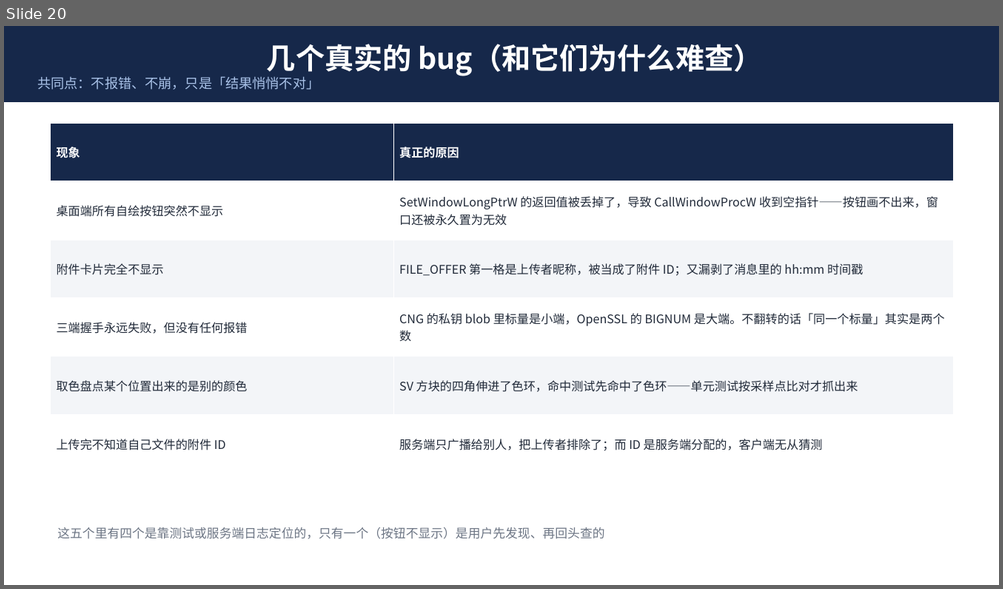
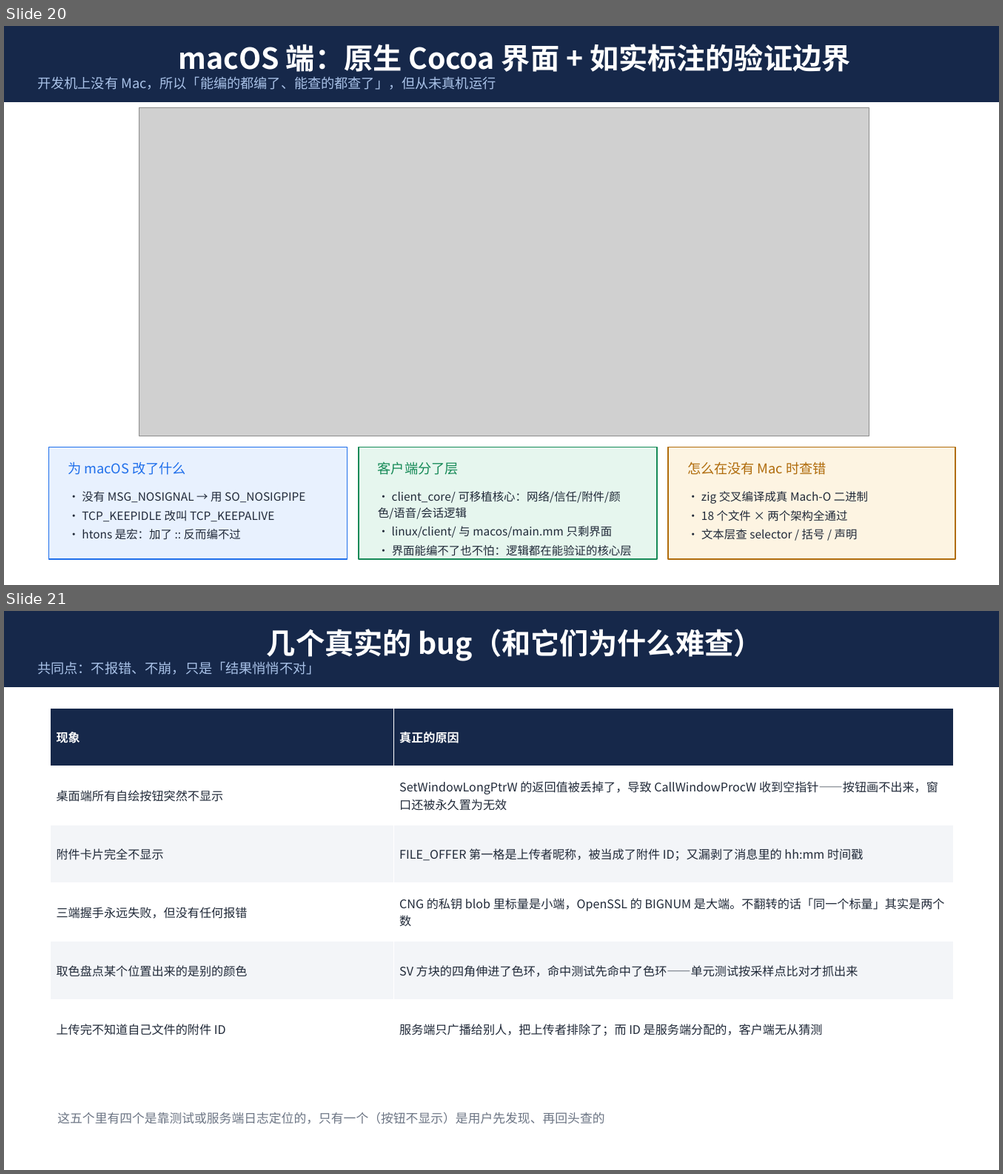
Before and after one commit to dongfang20101113/DChat, a slide deck: dchat-项目介绍.pptx. Shown one above the other, each under a label of ours: slide 20 before the commit, slides 20 and 21 after it. The pictures are 1003x589 and 1003x1174 pixels, drawn with LibreOffice and Linux fonts; fonts in the diff are those of the drawing; grey boxes stand for pictures. Boxes give left, top, right and bottom in pixels: in the first picture for what was removed or moved away, otherwise in the second. Text is boxed around its words. In the diff, an @@ line names an element or a change of style, - is before the commit and + after.

```diff
--- a/dchat-项目介绍.pptx
+++ b/dchat-项目介绍.pptx
@@ slide 20 added at [4,26,999,585], background #FFFFFF @@
@@ rectangle added at [4,26,999,102], fill #16284A, 13 pt, text #A9C2E8 @@
+macOS 端：原生 Cocoa 界面 + 如实标注的验证边界
+开发机上没有 Mac，所以「能编的都编了、能查的都查了」，但从未真机运行
@@ picture added at [139,108,869,437] @@
@@ rectangle added at [48,448,347,560], fill #E8F1FE, outline #1F6FEB 1.25 pt @@
@@ text added at [68,462,186,475], 13 pt, text #1F6FEB @@
+为 macOS 改了什么
@@ rectangle added at [358,448,657,560], fill #E6F6EE, outline #168A57 1.25 pt @@
@@ text added at [378,462,458,475], 13 pt, text #168A57 @@
+客户端分了层
@@ rectangle added at [668,448,956,560], fill #FDF4E2, outline #B06C0C 1.25 pt @@
@@ text added at [687,462,826,475], 13 pt, text #B06C0C @@
+怎么在没有 Mac 时查错
@@ text added at [82,491,305,540], 11 pt, text #202938 @@
+· 没有 MSG_NOSIGNAL → 用 SO_NOSIGPIPE
+· TCP_KEEPIDLE 改叫 TCP_KEEPALIVE
+· htons 是宏：加了 :: 反而编不过
@@ text added at [378,491,632,557], 11 pt, text #202938 @@
+· client_core/ 可移植核心：网络/信任/附件/颜色/语音/会话逻辑
+· linux/client/ 与 macos/main.mm 只剩界面
+· 界面能编不了也不怕：逻辑都在能验证的核心层
@@ text added at [701,491,868,522], 11 pt, text #202938 @@
+· zig 交叉编译成真 Mach-O 二进制
+· 18 个文件 × 两个架构全通过
+· 文本层查 selector / 括号 / 声明
@@ what was slide 20 is now slide 21 @@
```
Also in this commit, not shown: 5 other files.
